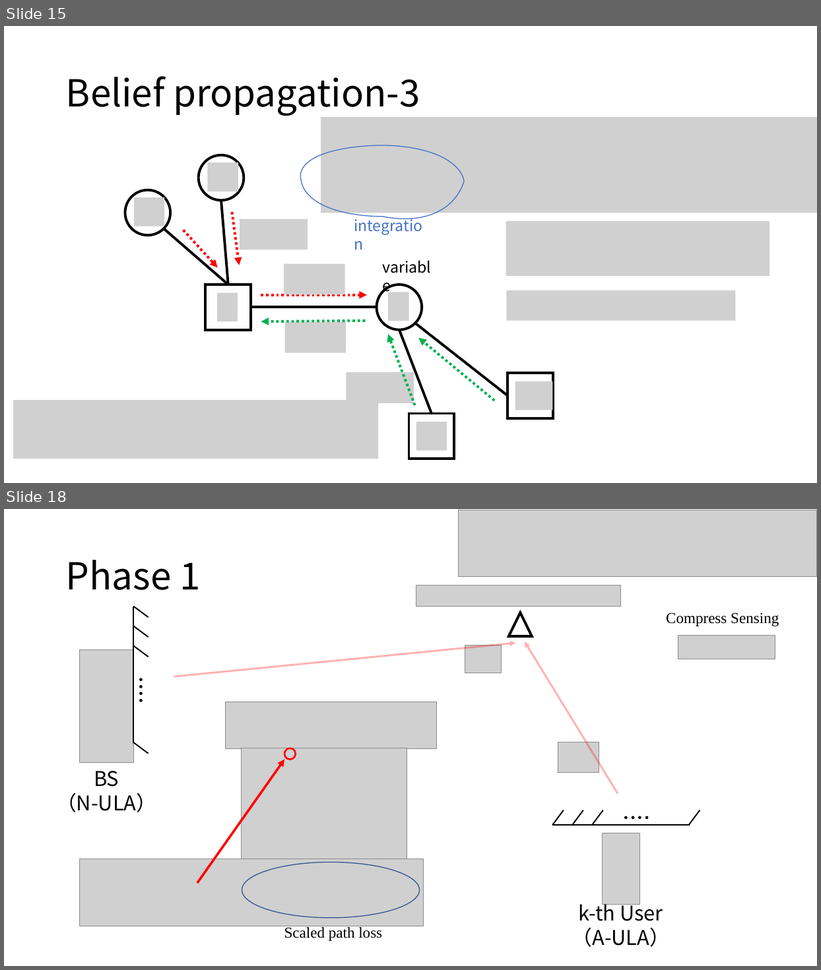
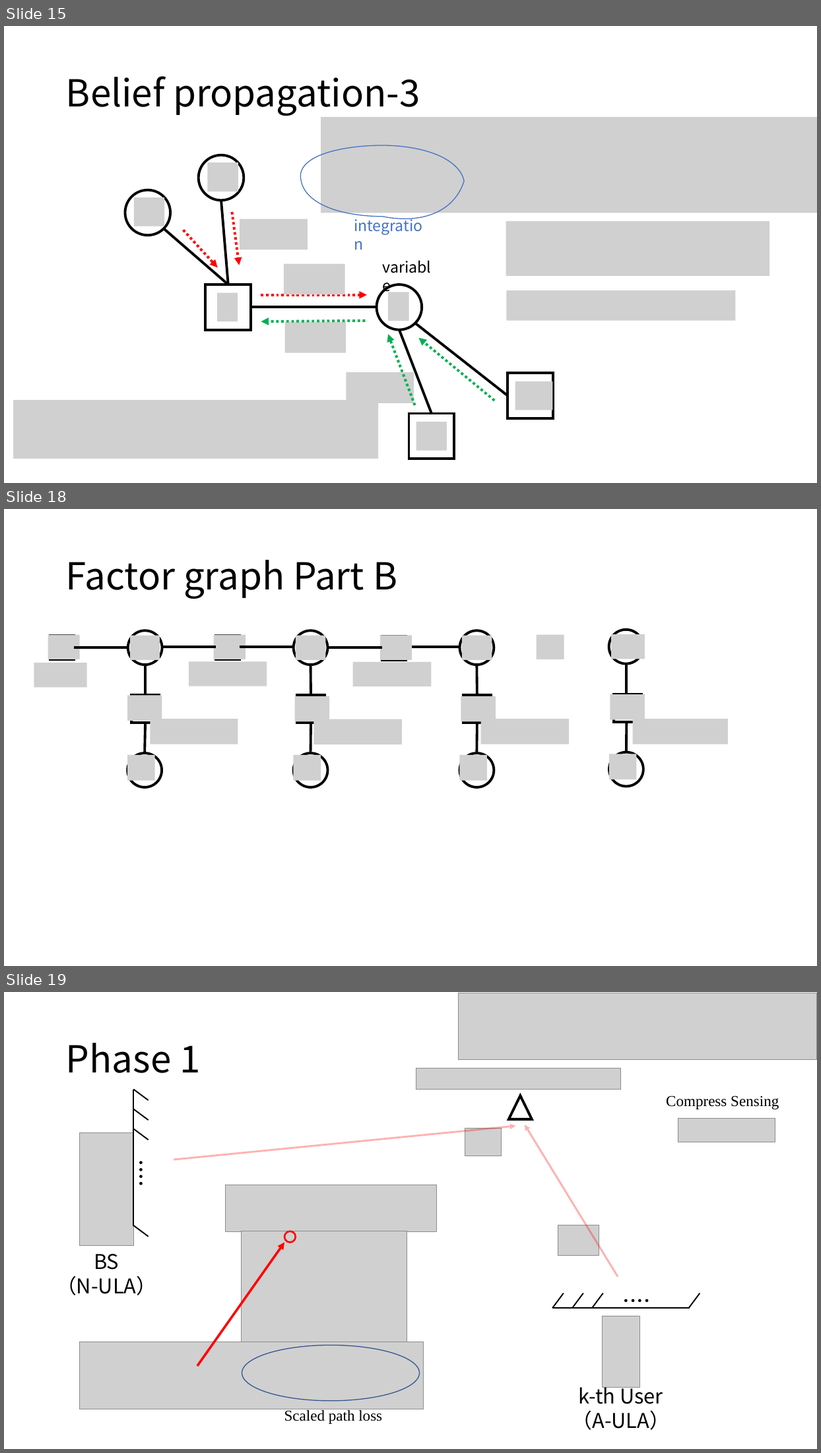
Before and after one commit to Brook1711/RIS-Angular-Domain, a slide deck: doc/RIS-angular-domain组会汇报.pptx. Shown one above the other, each under a label of ours: slides 15 and 18 before the commit, slides 15, 18 and 19 after it; the slides between them are not shown. The pictures are 821x970 and 821x1453 pixels, drawn with LibreOffice and Linux fonts; fonts in the diff are those of the drawing; grey boxes stand for pictures. Boxes give left, top, right and bottom in pixels: in the first picture for what was removed or moved away, otherwise in the second. Text is boxed around its words. In the diff, an @@ line names an element or a change of style, - is before the commit and + after.

```diff
--- a/doc/RIS-angular-domain组会汇报.pptx
+++ b/doc/RIS-angular-domain组会汇报.pptx
@@ slide 18 added at [4,509,817,966], background #FFFFFF @@
@@ title added at [66,560,397,599], 44 pt, text #000000 @@
+Factor graph Part B
@@ group added at [34,630,728,788]: 23 pictures, 13 lines, 8 ellipses, 7 rectangles @@
@@ what was slide 18 is now slide 19 @@
```
Also in this commit, not shown: 1 slide changed, 1 other slide added, 1 slide removed.
